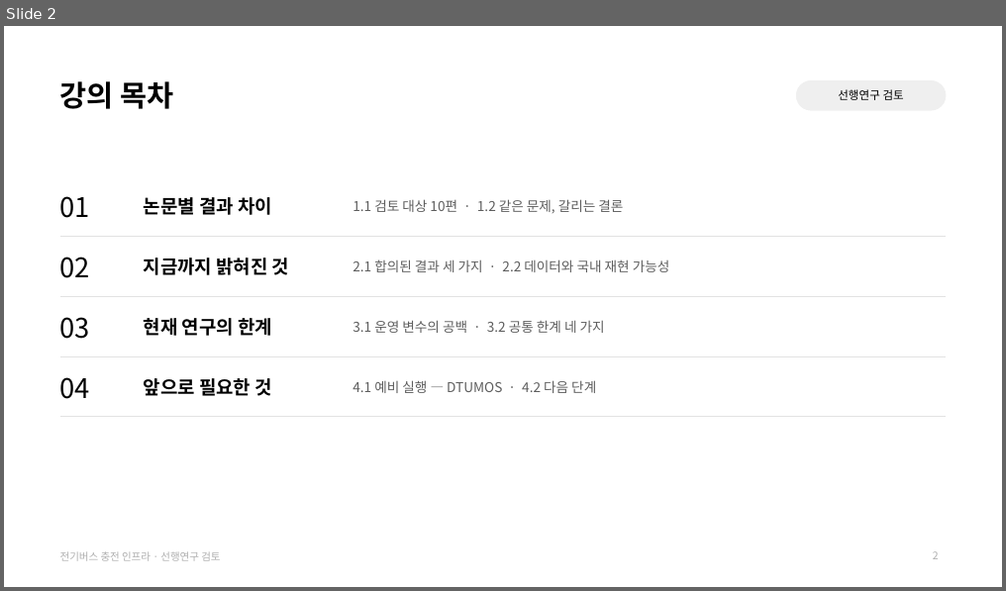
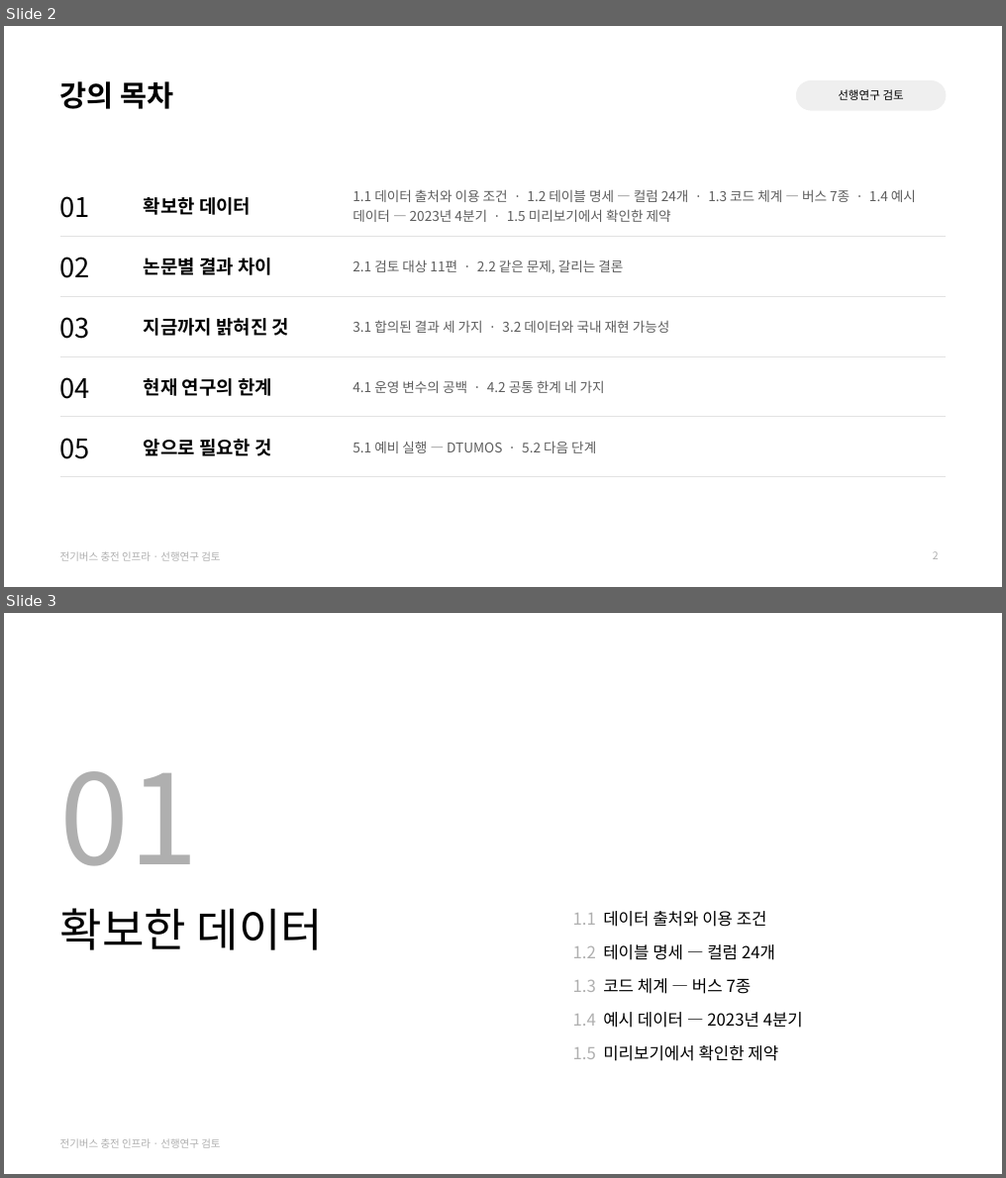
Before and after one commit to jujuwon7/presentation, a slide deck: 전기버스_충전인프라_선행연구_검토.pptx. Shown one above the other, each under a label of ours: slide 2 before the commit, slides 2 and 3 after it. The pictures are 1006x591 and 1006x1178 pixels, drawn with LibreOffice and Linux fonts; fonts in the diff are those of the drawing. Boxes give left, top, right and bottom in pixels: in the first picture for what was removed or moved away, otherwise in the second. Text is boxed around its words. In the diff, an @@ line names an element or a change of style, - is before the commit and + after.

```diff
--- a/전기버스_충전인프라_선행연구_검토.pptx
+++ b/전기버스_충전인프라_선행연구_검토.pptx
@@ slide 3 added at (4,613,1002,1174), background #FFFFFF; not listed: 1 template element that a slide beside it also shows @@
@@ text added at (60,771,199,866), 120 pt, text #AFAFAF @@
+01
@@ title added at (60,908,323,951), 44 pt, text #000000 @@
+확보한 데이터
@@ text added at (573,911,803,1061), 16 pt, text #000000 @@
+1.1 데이터 출처와 이용 조건
+1.2 테이블 명세 — 컬럼 24개
+1.3 코드 체계 — 버스 7종
+1.4 예시 데이터 — 2023년 4분기
+1.5 미리보기에서 확인한 제약
@@ slide 2 changed as well @@
@@ table at (60,175,945,477) @@
-row 1: 01 | 논문별 결과 차이 | 1.1 검토 대상 10편 · 1.2 같은 문제, 갈리는 결론
-row 2: 02 | 지금까지 밝혀진 것 | 2.1 합의된 결과 세 가지 · 2.2 데이터와 국내 재현 가능성
-row 3: 03 | 현재 연구의 한계 | 3.1 운영 변수의 공백 · 3.2 공통 한계 네 가지
-row 4: 04 | 앞으로 필요한 것 | 4.1 예비 실행 — DTUMOS · 4.2 다음 단계
+row 1: 01 | 확보한 데이터 | 1.1 데이터 출처와 이용 조건 · 1.2 테이블 명세 — 컬럼 24개 · 1.3 코드 체계 — 버스 7종 · 1.4 예시 데이터 — 2023년 4분기 · 1.5 미리보기에서 확인한 제약
+row 2: 02 | 논문별 결과 차이 | 2.1 검토 대상 11편 · 2.2 같은 문제, 갈리는 결론
+row 3: 03 | 지금까지 밝혀진 것 | 3.1 합의된 결과 세 가지 · 3.2 데이터와 국내 재현 가능성
+row 4: 04 | 현재 연구의 한계 | 4.1 운영 변수의 공백 · 4.2 공통 한계 네 가지
+row 5: 05 | 앞으로 필요한 것 | 5.1 예비 실행 — DTUMOS · 5.2 다음 단계
```
Also in this commit, not shown: 13 other slides changed, 5 other slides added.
